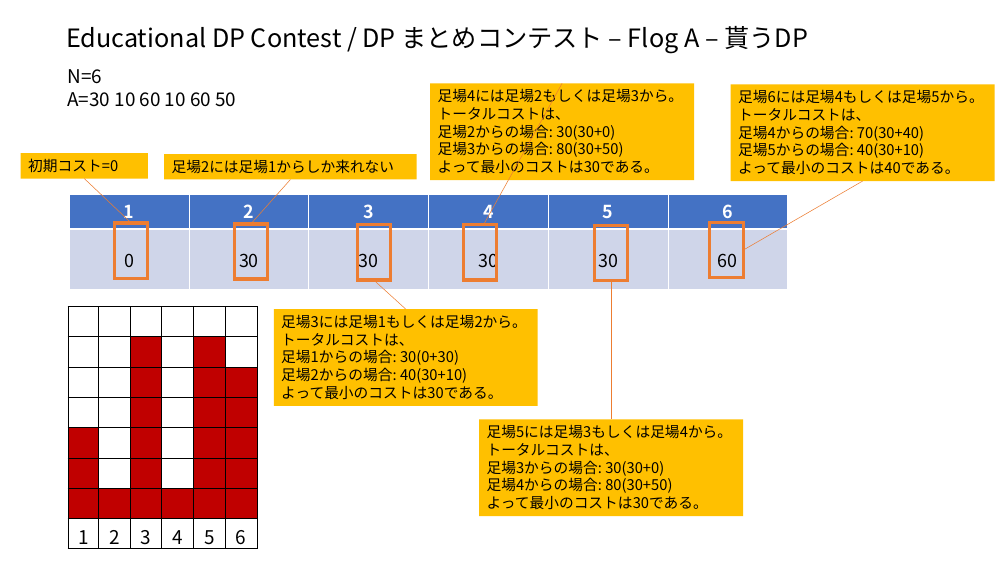
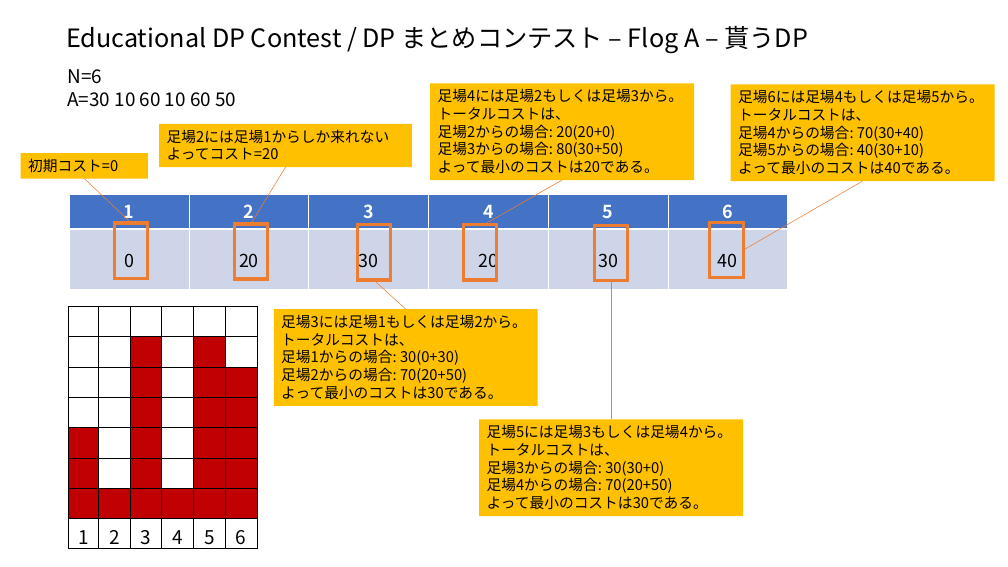
Before and after one commit to nord2sudjp/atcoder, a slide deck: slide 1 of 動的計画法/DP.pptx. Drawn at 1008x567 pixels with LibreOffice and Linux fonts; fonts in the diff are those of the drawing. Boxes give left, top, right and bottom in pixels: in the first picture for what was removed or moved away, otherwise in the second. Text is boxed around its words. In the diff, an @@ line names an element or a change of style, - is before the commit and + after.

```diff
--- a/動的計画法/DP.pptx
+++ b/動的計画法/DP.pptx
@@ rectangle "足場2には足場1からしか来れない" resized from (x1=164, y1=154, x2=417, y2=180) to (x1=160, y1=124, x2=412, y2=167) @@
@@ text in rectangle at (x1=167, y1=147, x2=279, y2=160): paragraph added @@
+よってコスト=20
@@ text in rectangle at (x1=438, y1=124, x2=615, y2=140): text changed @@
-足場2からの場合: 30(30+0)
+足場2からの場合: 20(20+0)
@@ line moved from (290, 179) - (251, 224) to (286, 167) - (251, 224) @@
@@ text in rectangle at (x1=438, y1=160, x2=659, y2=174): text changed @@
-よって最小のコストは30である。
+よって最小のコストは20である。
@@ table at (x1=70, y1=194, x2=786, y2=289) @@
-row 2: 0 | 30 | 30 | 30 | 30 | 60
+row 2: 0 | 20 | 30 | 20 | 30 | 40
@@ line moved from (484, 225) - (563, 83) to (484, 225) - (563, 180) @@
@@ text in rectangle at (x1=281, y1=367, x2=467, y2=383): text changed @@
-足場2からの場合: 40(30+10)
+足場2からの場合: 70(20+50)
@@ text in rectangle at (x1=487, y1=477, x2=672, y2=493): text changed @@
-足場4からの場合: 80(30+50)
+足場4からの場合: 70(20+50)
```
Also in this commit, not shown: 1 other slide changed, 7 slides added, 1 slide removed, 1 other file.
